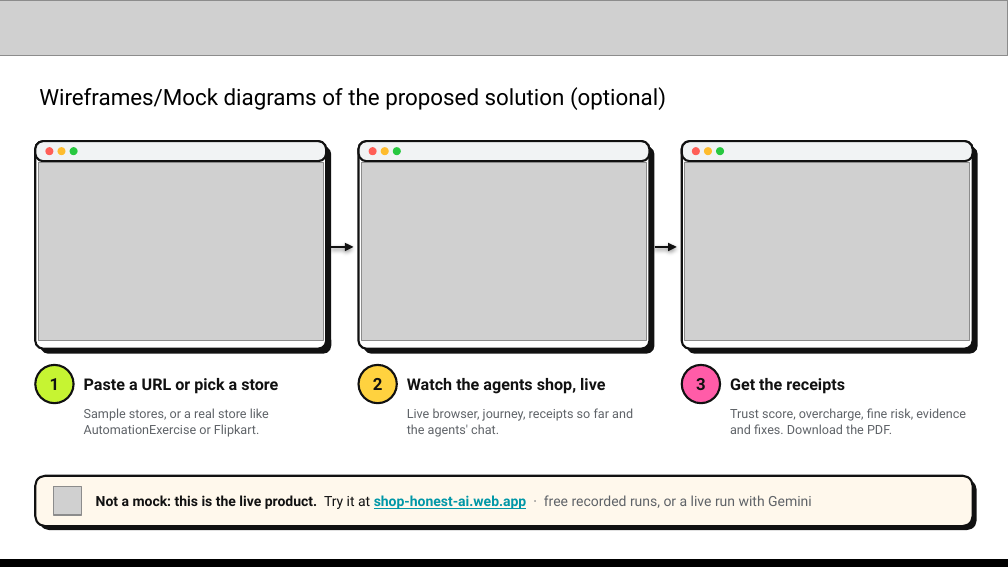
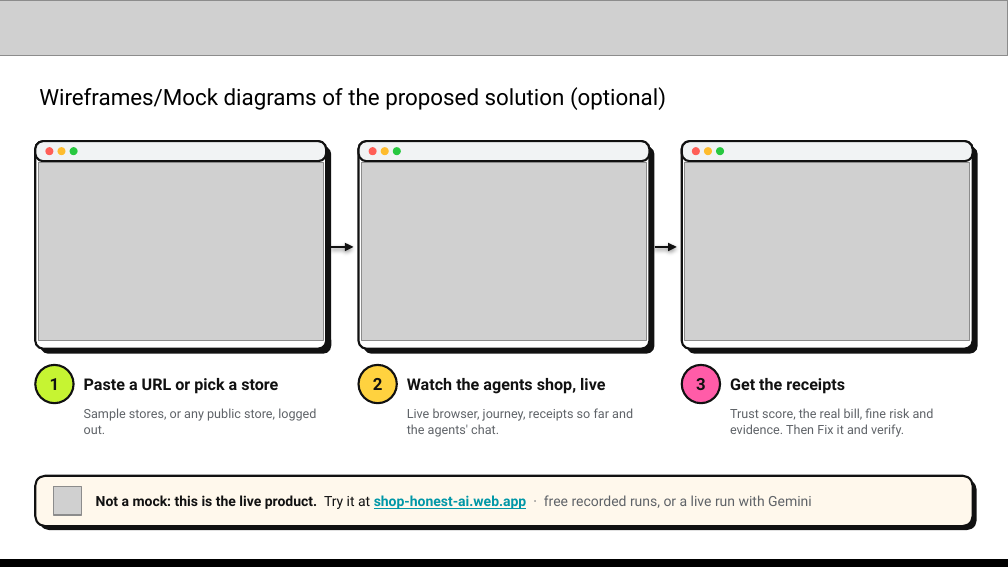
Before and after one commit to saubhagyaashish/shop-honest, a slide deck: slide 6 of Zero Context - Shop Honest - AI Builder Cup.pptx. Drawn at 1008x567 pixels with LibreOffice and Linux fonts; fonts in the diff are those of the drawing; grey boxes stand for pictures. Boxes give left, top, right and bottom in pixels: in the first picture for what was removed or moved away, otherwise in the second. Text is boxed around its words. In the diff, an @@ line names an element or a change of style, - is before the commit and + after.

```diff
--- a/Zero Context - Shop Honest - AI Builder Cup.pptx
+++ b/Zero Context - Shop Honest - AI Builder Cup.pptx
@@ text at [84, 408, 316, 434]: text changed @@
-Sample stores, or a real store like AutomationExercise or Flipkart.
+Sample stores, or any public store, logged out.
@@ text at [730, 408, 934, 437]: text changed @@
-Trust score, overcharge, fine risk, evidence and fixes. Download the PDF.
+Trust score, the real bill, fine risk and evidence. Then Fix it and verify.
```
Also in this commit, not shown: 10 other slides changed, 1 slide added, 6 other files.
